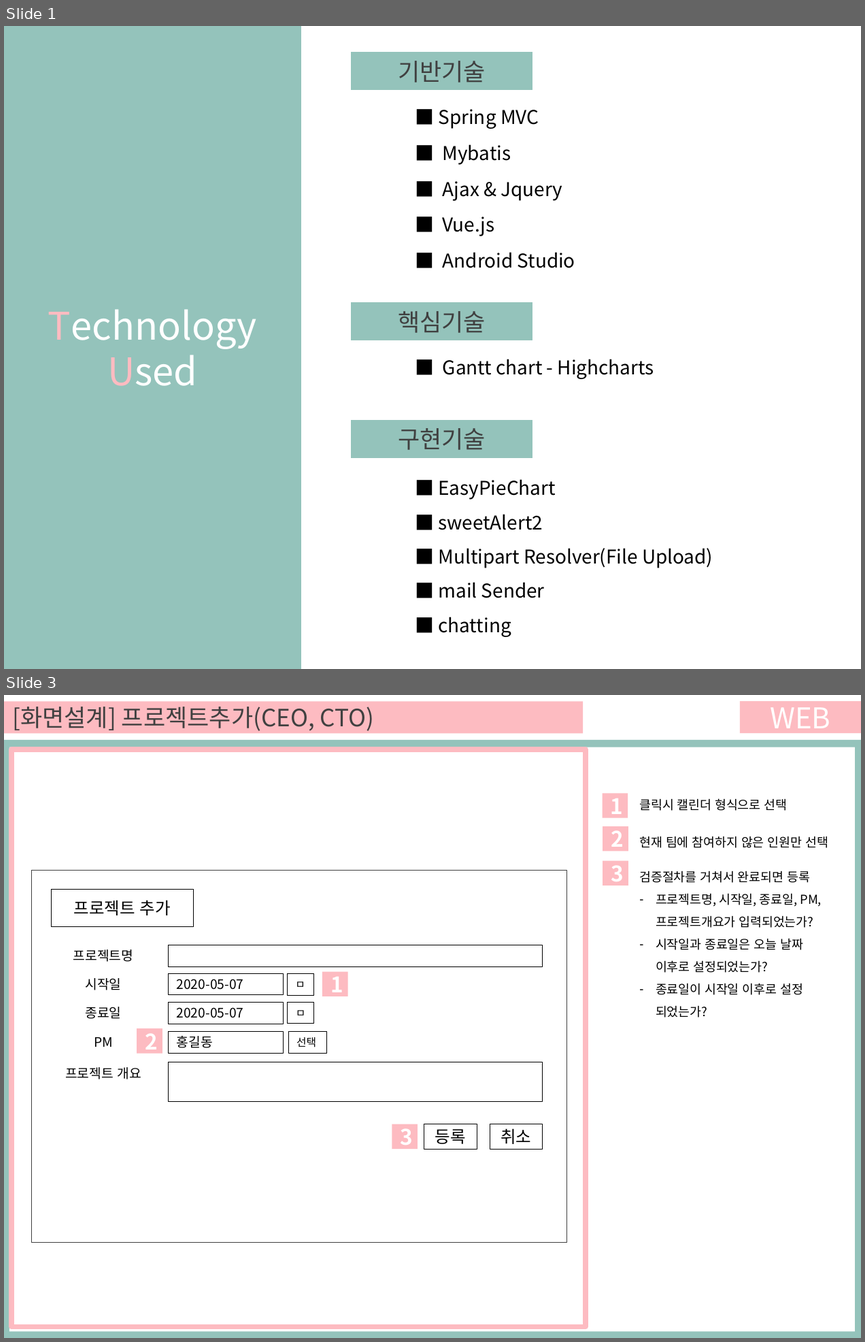
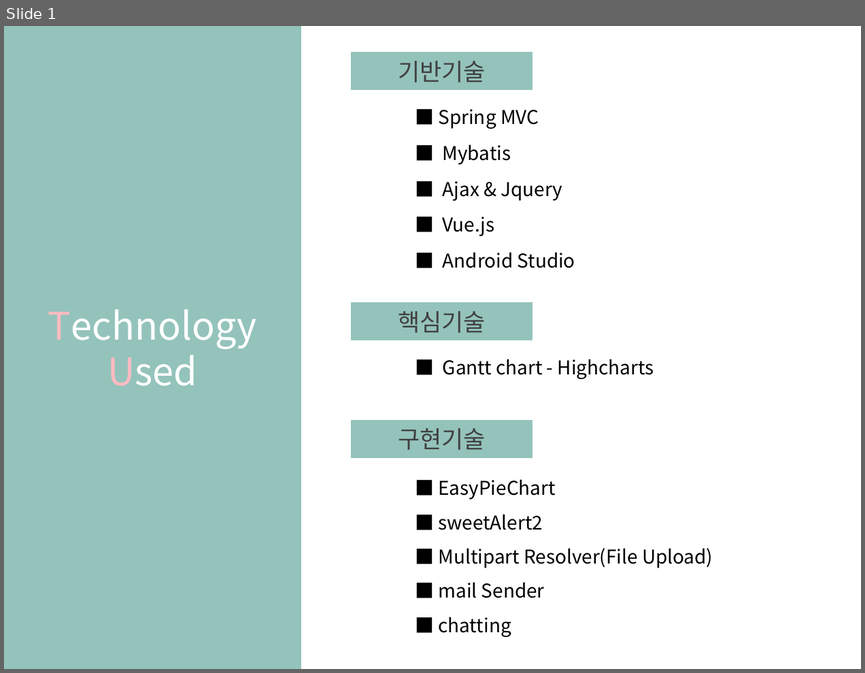
Before and after one commit to ezenteam03/project06, a slide deck: WebContent/HANA/PPT/0608 최종_전현규(월요일 발표용).pptx. Shown one above the other, each under a label of ours: slides 1 and 3 before the commit, slide 1 after it; the slides between them are not shown. The pictures are 865x1342 and 865x673 pixels, drawn with LibreOffice and Linux fonts; fonts in the diff are those of the drawing. Boxes give left, top, right and bottom in pixels: in the first picture for what was removed or moved away, otherwise in the second. Text is boxed around its words. In the diff, an @@ line names an element or a change of style, - is before the commit and + after.

```diff
--- a/WebContent/HANA/PPT/0608 최종_전현규(월요일 발표용).pptx
+++ b/WebContent/HANA/PPT/0608 최종_전현규(월요일 발표용).pptx
@@ slide 3 removed at <box>4,695,861,1338</box>, background #FFFFFF @@
@@ rectangle removed at <box>4,701,583,732</box> @@
-[화면설계] 프로젝트추가(CEO, CTO)
@@ rectangle removed at <box>740,701,861,732</box> @@
-WEB
@@ rectangle removed at <box>4,740,861,1338</box> @@
@@ rectangle removed at <box>9,747,854,1331</box> @@
@@ rectangle removed at <box>11,749,585,1327</box> @@
@@ rectangle removed at <box>602,794,628,818</box> @@
-1
@@ text removed at <box>640,798,787,811</box> @@
-클릭시 캘린더 형식으로 선택
@@ rectangle removed at <box>603,826,629,851</box> @@
-2
@@ text removed at <box>640,836,828,848</box> @@
-현재 팀에 참여하지 않은 인원만 선택
@@ rectangle removed at <box>31,870,567,1242</box> @@
@@ rectangle removed at <box>603,860,629,885</box> @@
-3
@@ text removed at <box>639,870,821,1017</box> @@
-검증절차를 거쳐서 완료되면 등록
-– 프로젝트명, 시작일, 종료일, PM, 프로젝트개요가 입력되었는가?
-– 시작일과 종료일은 오늘 날짜 이후로 설정되었는가?
-– 종료일이 시작일 이후로 설정 되었는가?
@@ rectangle removed at <box>51,889,193,926</box> @@
-프로젝트 추가
@@ text removed at <box>73,949,134,962</box> @@
-프로젝트명
@@ rectangle removed at <box>168,945,542,966</box> @@
@@ text removed at <box>85,978,121,990</box> @@
-시작일
@@ rectangle removed at <box>168,972,283,994</box> @@
-2020-05-07
@@ rectangle removed at <box>287,974,313,995</box> @@
-ㅁ
@@ rectangle removed at <box>322,972,347,997</box> @@
-1
@@ text removed at <box>85,1006,121,1019</box> @@
-종료일
@@ rectangle removed at <box>168,1002,283,1023</box> @@
-2020-05-07
@@ rectangle removed at <box>288,1002,314,1023</box> @@
-ㅁ
@@ text removed at <box>94,1037,113,1047</box> @@
-PM
@@ rectangle removed at <box>137,1028,162,1053</box> @@
-2
@@ rectangle removed at <box>168,1031,283,1052</box> @@
-홍길동
@@ rectangle removed at <box>288,1031,327,1052</box> @@
-선택
@@ rectangle removed at <box>168,1062,542,1101</box> @@
@@ text removed at <box>65,1067,141,1079</box> @@
-프로젝트 개요
@@ rectangle removed at <box>392,1124,418,1149</box> @@
-3
@@ rectangle removed at <box>424,1123,477,1149</box> @@
-등록
@@ rectangle removed at <box>490,1123,543,1149</box> @@
-취소
```
Also in this commit, not shown: 2 slides changed, 2 other slides removed.
